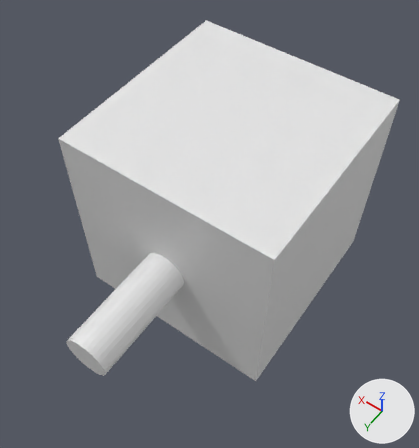
An edit to the glTF model assets/models/Turret_example.glb, drawn before and after from the same camera.
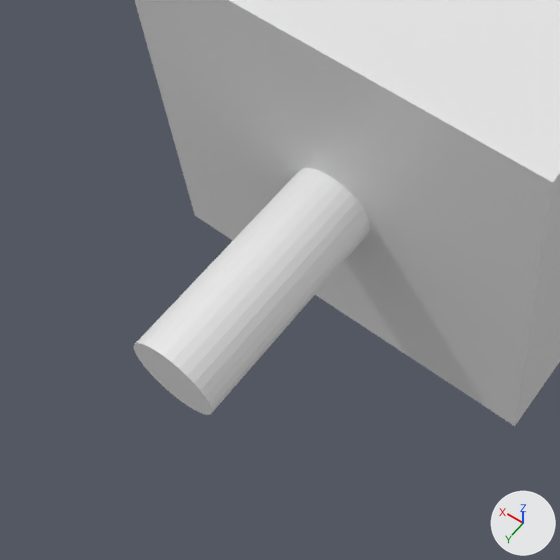
Each version appears first whole from a 50 mm lens placed at (-1.92, 3.04, 4.2), pointed at (-0.08, 0.46, 0.15), and next in a close-up on the part from 0% to 66% of the width and 38% to 100% of the height. Lighting does not change. The marker at lower right points along +X, +Y and +Z. Where no turn or scale is listed for an object, it has been applied to the vertices.

Names of what the first close-up shows: 'B', 'T'.
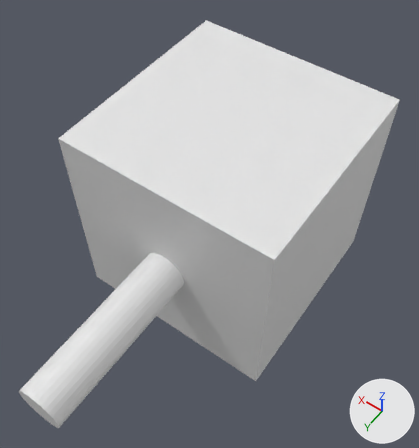
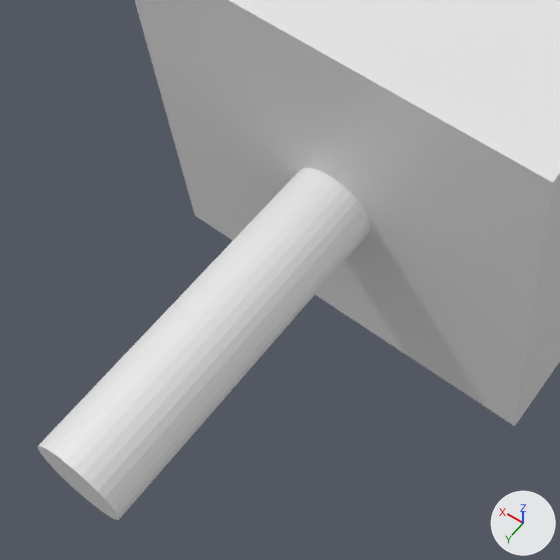
Boxes (x1, y1, x2, y2) around the edits, measured in the close-ups (560 x 560 px):
'B', moved
    before: (134, 168, 370, 415)
    after: (37, 168, 370, 520)

The change, as a list of edits to the scene's bpy script:
```text
Change ob_b:
    ob_b.location: (0.0, 1.0, 0.0) -> (0.0, 1.5, 0.0)
```
